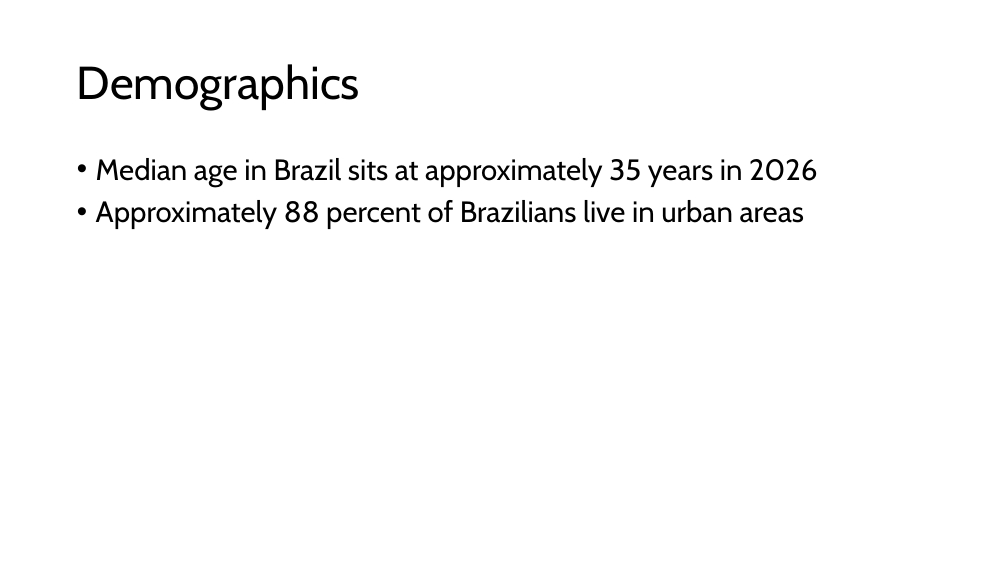
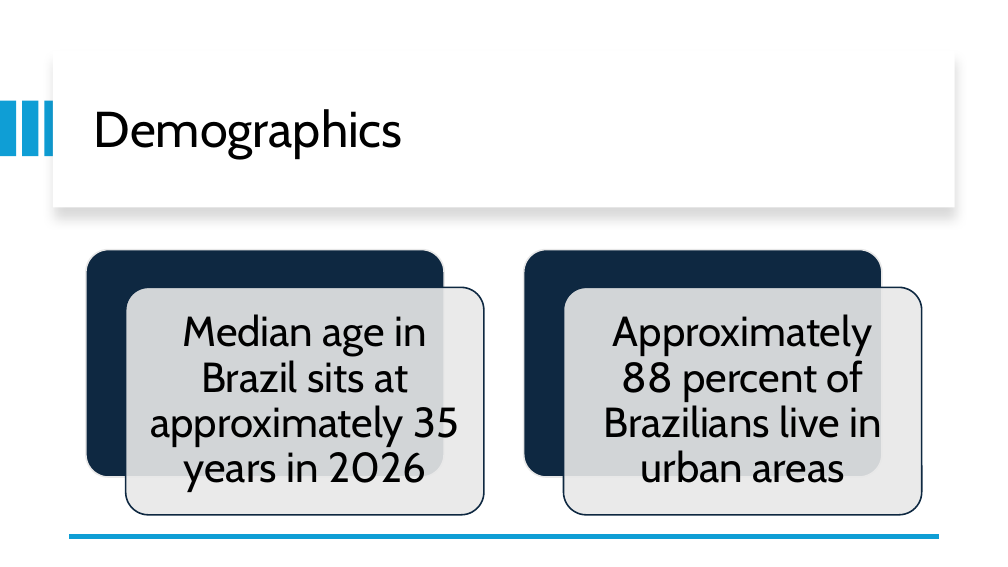
Before and after one commit to Sired1m/data_sprint_olist_G1, a slide deck: slide 9 of Olist Project updated.pptx. Drawn at 1008x567 pixels with LibreOffice and Linux fonts; fonts in the diff are those of the drawing. Boxes give left, top, right and bottom in pixels: in the first picture for what was removed or moved away, otherwise in the second. Text is boxed around its words. In the diff, an @@ line names an element or a change of style, - is before the commit and + after.

```diff
--- a/Olist Project updated.pptx
+++ b/Olist Project updated.pptx
@@ rectangle added at (53,51,955,207), fill #FFFFFF @@
@@ title "Demographics": place and size @@
-title "Demographics" at (77,64,360,110)
+title "Demographics" at (94,109,403,158)
@@ title "Demographics" at (94,109,403,158): size 44 to 48 pt @@
@@ rectangle added at (0,101,16,157), fill #0F9ED5 @@
@@ rectangle added at (22,101,38,157), fill #0F9ED5 @@
@@ rectangle added at (45,101,60,157), fill #0F9ED5 @@
@@ text removed at (96,158,817,229) @@
-• Median age in Brazil sits at approximately 35 years in 2026
-• Approximately 88 percent of Brazilians live in urban areas
@@ group added at (86,250,922,515): 4 rounded rectangles, 2 texts @@
+Median age in Brazil sits at approximately 35 years in 2026
+Approximately 88 percent of Brazilians live in urban areas
@@ line added from (939, 536) to (70, 536), #0F9ED5 4.5 pt @@
```
Also in this commit, not shown: 25 other slides changed, 2 slides added, 2 other files.
